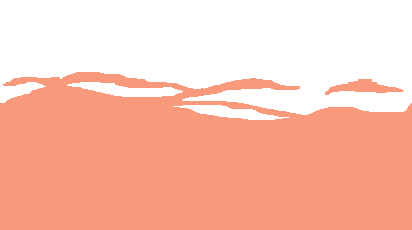
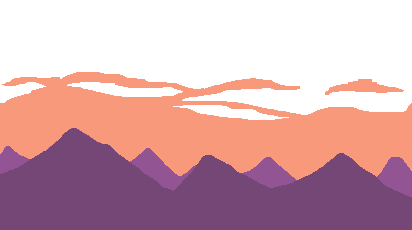
Comparing the layer stacks of the two 412 × 230 images. Changes:
added layer "Layer 3" above "Layer 2" over box(0, 128, 412, 230)
added layer "Layer 2" above "Layer 1" over box(0, 146, 412, 213)
